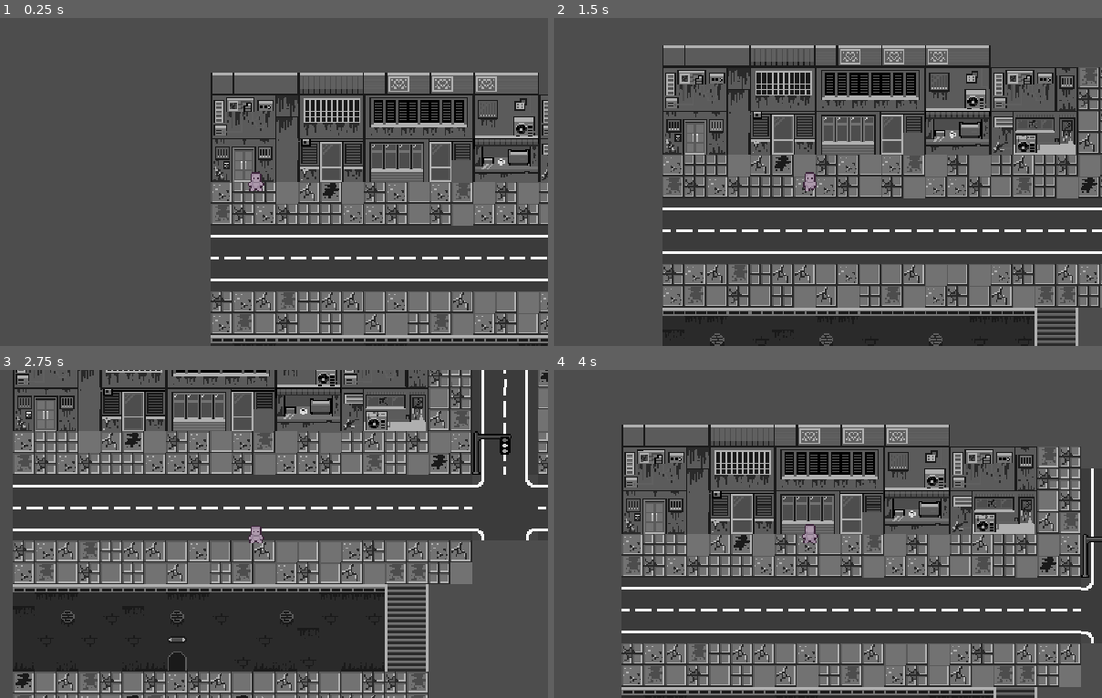
Above: before the commit, frames 1-4 (two rows, left to right).
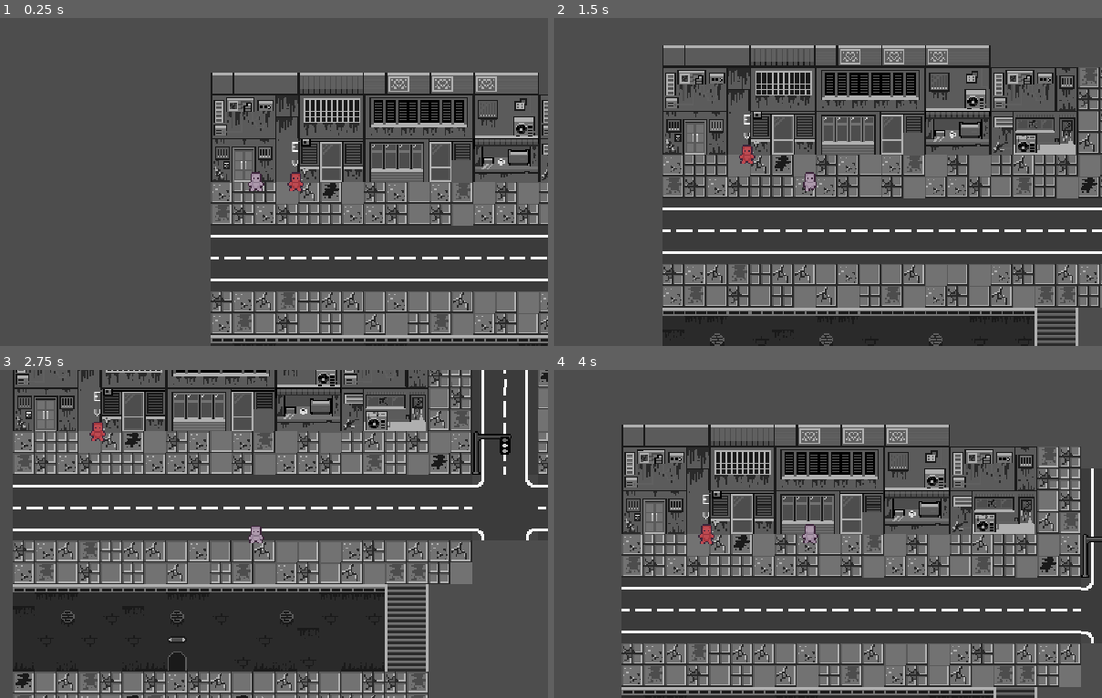
Above: after the commit, the same moments.

Repository: RadioR4Y/slickpocketing
Game: Godot game, scene res://main.tscn
Two runs of this game, one before a commit and one after it. Both use one fixed random seed, a clock stepped at 60 frames per second and the inputs below.
Inputs:
- Up to frame 1 (0.25 s): no input
- Up to frame 2 (1.5 s): tap Enter at 0.5 s; hold D (right) 0.53-1.28 s; hold S (down) from 1.28 s (still down)
- Up to frame 3 (2.75 s): release S (down) at 2.03 s; hold D (right) from 2.03 s (still down)
- Up to frame 4 (4 s): release D (right) at 2.78 s; hold W (up) 2.78-3.53 s; hold A (left) from 3.53 s (still down)

The runs differ from the first frame. In frame 1, 0.2% of the frame differs, in the area x 52-56%, y 37-53%; in frame 2, 0.2%; in frame 3, 0.2%; in frame 4, 0.2%.

Commit message:
Target in main, font changes
Placed target in main, changes to font display in  test label.

Diff:
--- a/main.tscn
+++ b/main.tscn
@@ -4,6 +4,8 @@
 [ext_resource type="Texture2D" uid="uid://5eloe4iarh5j" path="res://Assets/Images/neo_zero_tiles_and_buildings_greyscale.png" id="2_0xm2m"]
 [ext_resource type="Texture2D" uid="uid://dc6ifuaejpptf" path="res://Assets/Images/neo_zero_props_and_items_greyscale.png" id="3_h2yge"]
 [ext_resource type="Texture2D" uid="uid://bo0lo6xqm7af5" path="res://Assets/Images/greyroad.png" id="4_1bvp3"]
+[ext_resource type="PackedScene" uid="uid://16xm6wtd70y1" path="res://Scenes/target_a.tscn" id="5_lquwl"]
+[ext_resource type="FontFile" uid="uid://h7nvuv80ogi1" path="res://Assets/Fonts/Pixelon-OGALo.ttf" id="6_7mycd"]
 
 [sub_resource type="TileSetAtlasSource" id="TileSetAtlasSource_1bvp3"]
 texture = ExtResource("2_0xm2m")
@@ -1702,10 +1704,9 @@
 [node name="Main" type="Node2D" unique_id=1644436590]
 
 [node name="Player" parent="." unique_id=845833004 instance=ExtResource("1_ig7tw")]
-z_index = 10
+z_index = 4
 
 [node name="Base layer" type="TileMapLayer" parent="." unique_id=1767053401]
-z_index = 1
 position = Vector2(-1, 0)
 tile_map_data = PackedByteArray("AAD+//7/AAAPABIAAAD+////AAAPABMAAAD///7/AAAQABIAAAD/////AAAQABMAAAAAAP7/AAARABIAAAAAAP …(8512 unchanged characters)…
 tile_set = SubResource("TileSet_7mycd")
@@ -1716,3 +1717,19 @@
 position = Vector2(-1, 0)
 tile_map_data = PackedByteArray("AAATAAAAAgAaABcAAAATAAEAAgAaABgAAAAUAAAAAgAbABcAAAAUAAEAAgAbABgAAAA=")
 tile_set = SubResource("TileSet_4c57u")
+
+[node name="TargetA" parent="." unique_id=145517665 instance=ExtResource("5_lquwl")]
+z_index = 3
+position = Vector2(29, 0)
+
+[node name="Label" type="Label" parent="." unique_id=1113224332]
+offset_left = 26.0
+offset_top = -29.0
+offset_right = 32.0
+offset_bottom = -8.0
+theme_override_constants/line_spacing = 1
+theme_override_constants/paragraph_spacing = 0
+theme_override_fonts/font = ExtResource("6_7mycd")
+theme_override_font_sizes/font_size = 9
+text = "E
+v"
